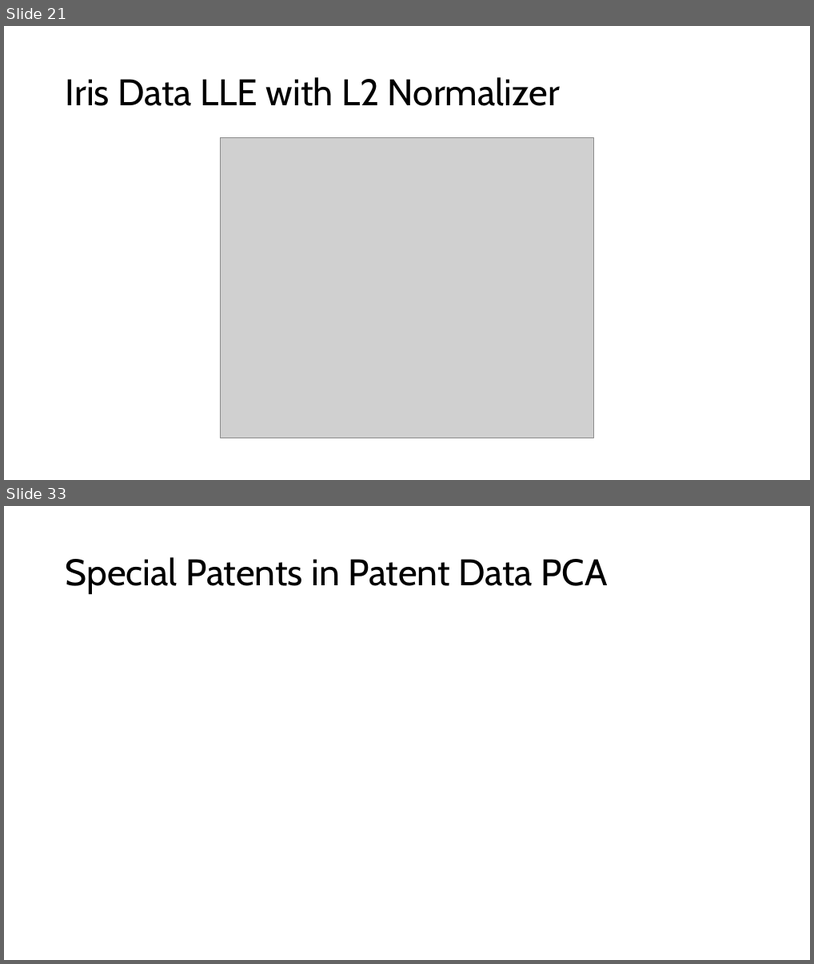
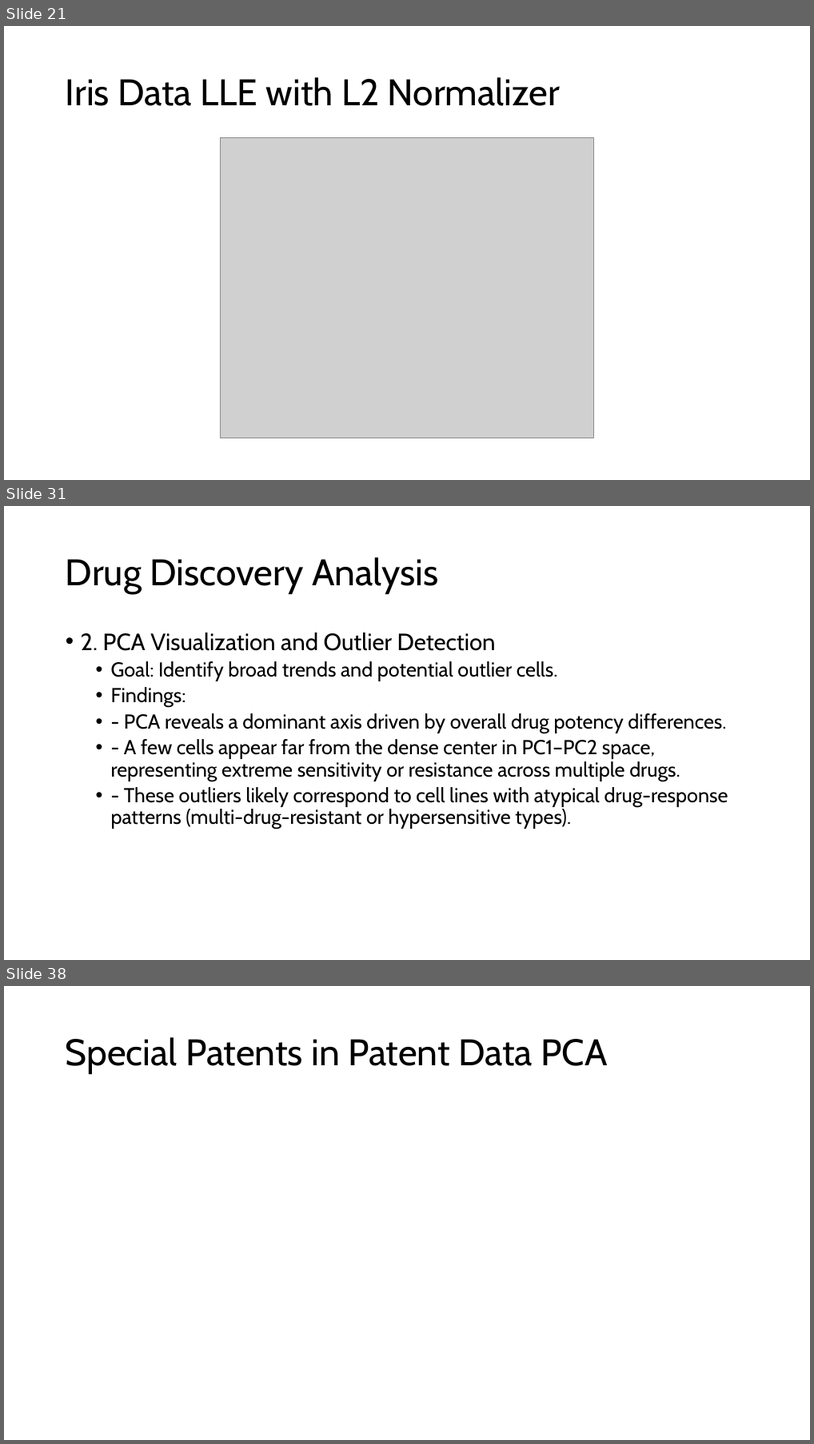
Before and after one commit to Brennan-Chan/Big-Data-Project-1, a slide deck: Deliverables/Big Data Project 1.pptx. Shown one above the other, each under a label of ours: slides 21 and 33 before the commit, slides 21, 31 and 38 after it; the slides between them are not shown. The pictures are 814x964 and 814x1444 pixels, drawn with LibreOffice and Linux fonts; fonts in the diff are those of the drawing; grey boxes stand for pictures. Boxes give left, top, right and bottom in pixels: in the first picture for what was removed or moved away, otherwise in the second. Text is boxed around its words. In the diff, an @@ line names an element or a change of style, - is before the commit and + after.

```diff
--- a/Deliverables/Big Data Project 1.pptx
+++ b/Deliverables/Big Data Project 1.pptx
@@ slide 31 added at <box>4,506,810,960</box>, background #FFFFFF @@
@@ title added at <box>66,557,438,594</box>, 44 pt, text #000000 @@
+Drug Discovery Analysis
@@ text added at <box>81,632,729,828</box>, 24 pt, text #000000 @@
+• 2. PCA Visualization and Outlier Detection
+  • Goal: Identify broad trends and potential outlier cells.
+  • Findings:
+  • - PCA reveals a dominant axis driven by overall drug potency differences.
+  • - A few cells appear far from the dense center in PC1–PC2 space, representing extreme sensitivity or resistance across multiple drugs.
+  • - These outliers likely correspond to cell lines with atypical drug-response patterns (multi-drug-resistant or hypersensitive types).
@@ what was slide 33 is now slide 38 @@
```
Also in this commit, not shown: 2 slides changed, 14 other slides added, 10 slides removed, 3 other files.
